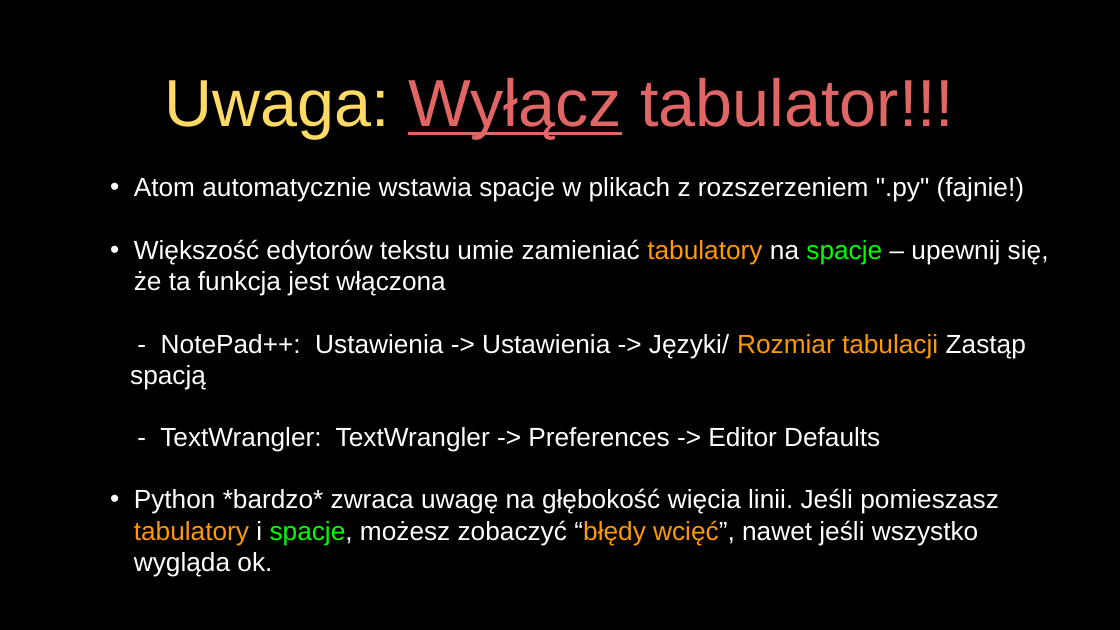
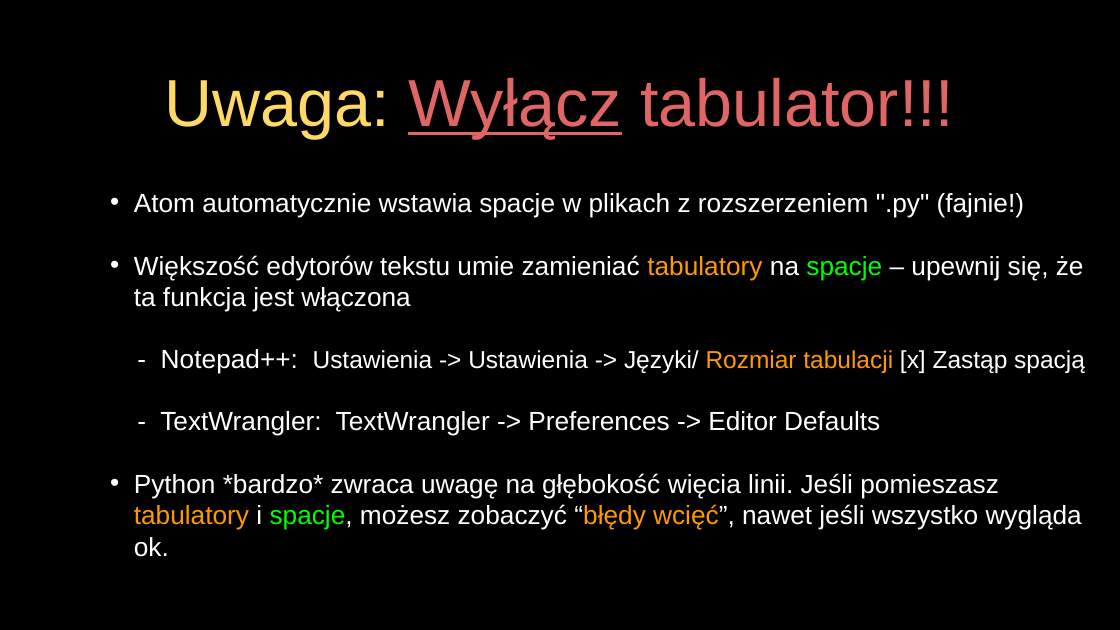
Before and after one commit to andre-wojtowicz/py4e-pl, a slide deck: slide 7 of lectures3/Pythonlearn-03-Conditional.pptx. Drawn at 1120x630 pixels with LibreOffice and Linux fonts; fonts in the diff are those of the drawing. Boxes give left, top, right and bottom in pixels: in the first picture for what was removed or moved away, otherwise in the second. Text is boxed around its words. In the diff, an @@ line names an element or a change of style, - is before the commit and + after.

```diff
--- a/lectures3/Pythonlearn-03-Conditional.pptx
+++ b/lectures3/Pythonlearn-03-Conditional.pptx
@@ text at box(161, 349, 1085, 374): text changed; size 30 to 28 pt @@
-  - NotePad++: Ustawienia -> Ustawienia -> Języki/ Rozmiar tabulacji Zastąp spacją
+  - Notepad++: Ustawienia -> Ustawienia -> Języki/ Rozmiar tabulacji [x] Zastąp spacją
```
Also in this commit, not shown: 15 other slides changed, 39 other files.
